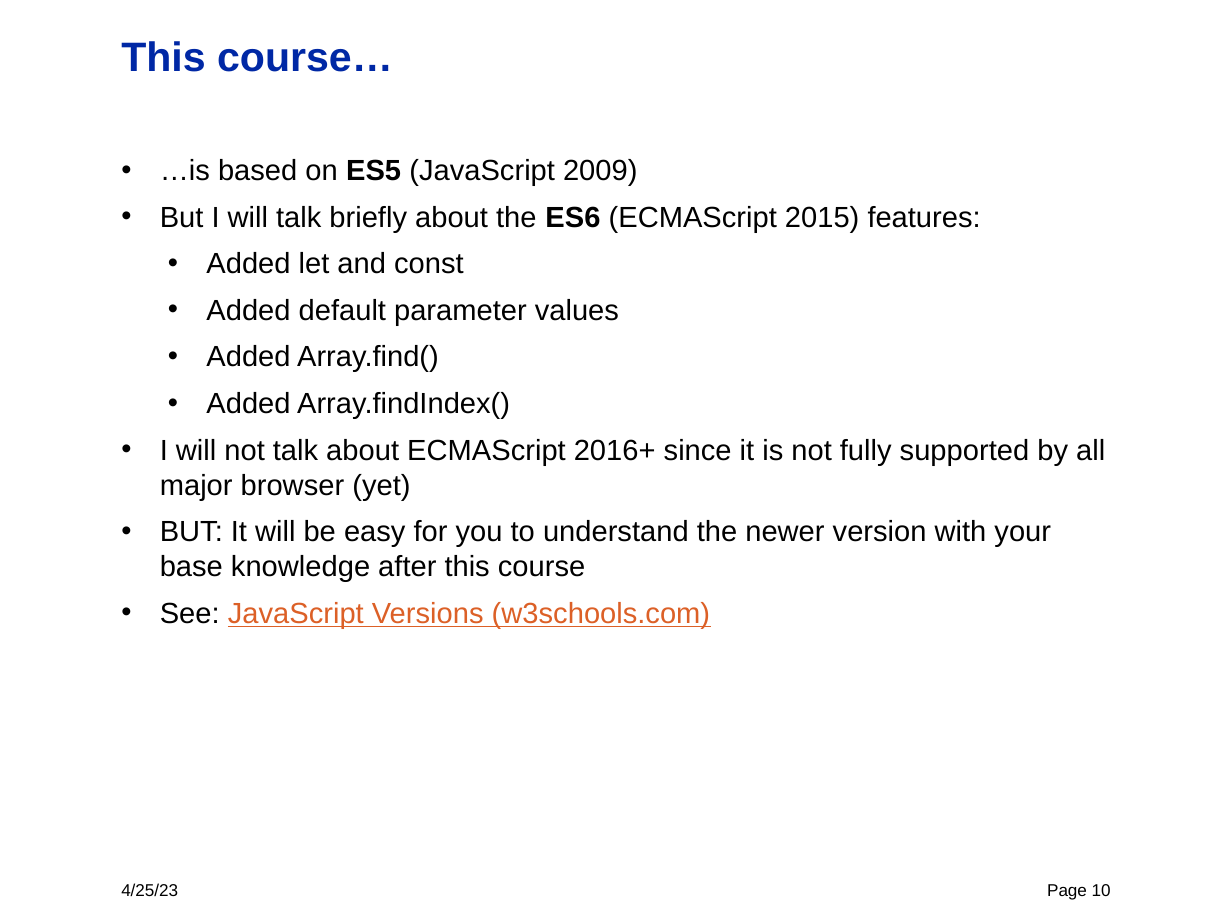
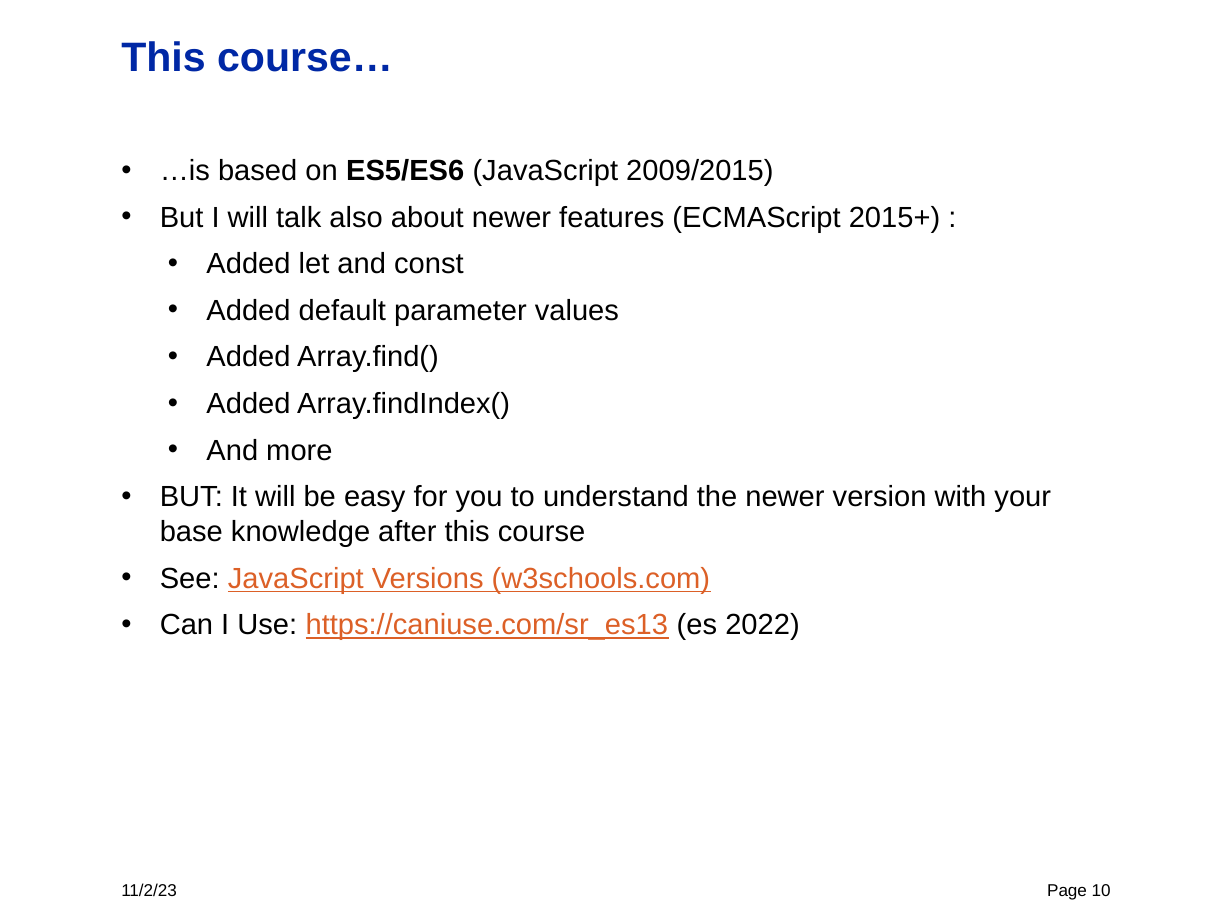
Before and after one commit to dpinezich/ajs_23, a slide deck: slide 10 of presentation/course_2023_javascript_idzuerich_dpinezich.pptx. Drawn at 1232x924 pixels with LibreOffice and Linux fonts; fonts in the diff are those of the drawing. Boxes give left, top, right and bottom in pixels: in the first picture for what was removed or moved away, otherwise in the second. Text is boxed around its words. In the diff, an @@ line names an element or a change of style, - is before the commit and + after.

```diff
--- a/presentation/course_2023_javascript_idzuerich_dpinezich.pptx
+++ b/presentation/course_2023_javascript_idzuerich_dpinezich.pptx
@@ text at (160, 159, 940, 232): text changed @@
-• …is based on ES5 (JavaScript 2009)
-• But I will talk briefly about the ES6 (ECMAScript 2015) features:
+• …is based on ES5/ES6 (JavaScript 2009/2015)
+• But I will talk also about newer features (ECMAScript 2015+) :
@@ text at (206, 439, 332, 461): text changed @@
-• I will not talk about ECMAScript 2016+ since it is not fully supported by all major browser (yet)
+  • And more
@@ text at (160, 613, 799, 639): paragraph added @@
+• Can I Use: https://caniuse.com/sr_es13 (es 2022)
@@ text at (121, 883, 177, 897): text changed @@
-4/25/23
+11/2/23
```
Also in this commit, not shown: 132 other slides changed, 1 other file.
